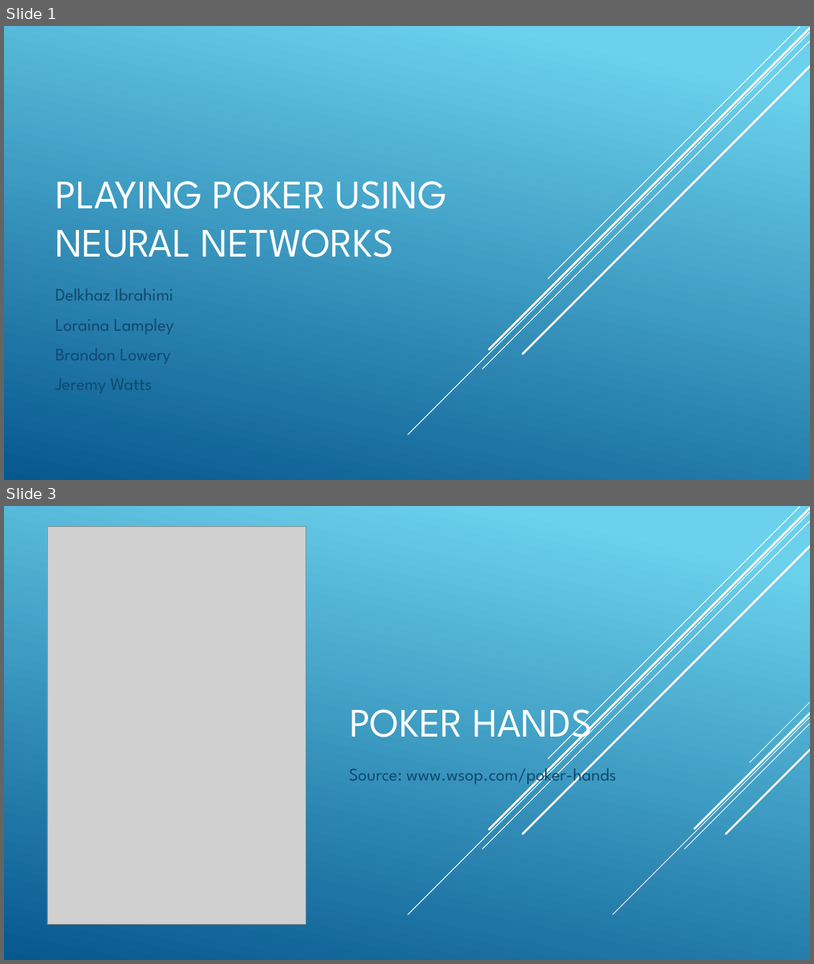
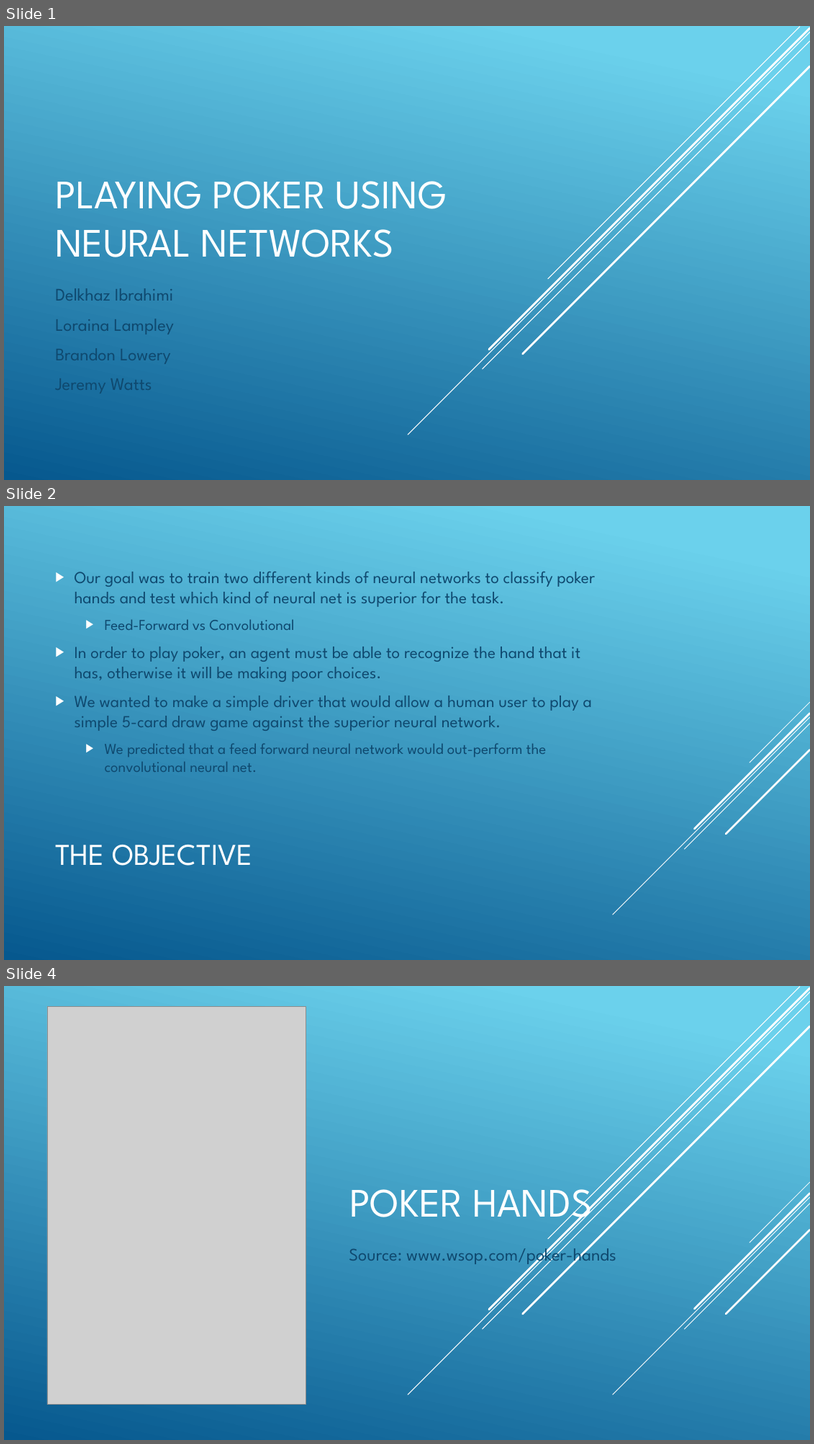
Before and after one commit to CSCI4850/S18-team4-project, a slide deck: PresentationSlides.pptx. Shown one above the other, each under a label of ours: slides 1 and 3 before the commit, slides 1, 2 and 4 after it; the slides between them are not shown. The pictures are 814x964 and 814x1444 pixels, drawn with LibreOffice and Linux fonts; fonts in the diff are those of the drawing; grey boxes stand for pictures. Boxes give left, top, right and bottom in pixels: in the first picture for what was removed or moved away, otherwise in the second. Text is boxed around its words. In the diff, an @@ line names an element or a change of style, - is before the commit and + after.

```diff
--- a/PresentationSlides.pptx
+++ b/PresentationSlides.pptx
@@ slide 2 added at box(4, 506, 810, 960), background gradient #6ED2EB to #06588E @@
@@ text added at box(75, 572, 595, 772), 20 pt, text #0F496F @@
+▶ Our goal was to train two different kinds of neural networks to classify poker hands and test which kind of neural net is superior for the task.
+  ▶ Feed-Forward vs Convolutional
+▶ In order to play poker, an agent must be able to recognize the hand that it has, otherwise it will be making poor choices.
+▶ We wanted to make a simple driver that would allow a human user to play a simple 5-card draw game against the superior neural network.
+  ▶ We predicted that a feed forward neural network would out-perform the convolutional neural net.
@@ group added at box(613, 702, 810, 914): 5 lines @@
@@ title added at box(55, 844, 252, 865), 36 pt, text #FFFFFF @@
+THE OBJECTIVE
@@ what was slide 3 is now slide 4 @@
```
Also in this commit, not shown: 4 slides changed, 4 other slides added, 1 slide removed.
